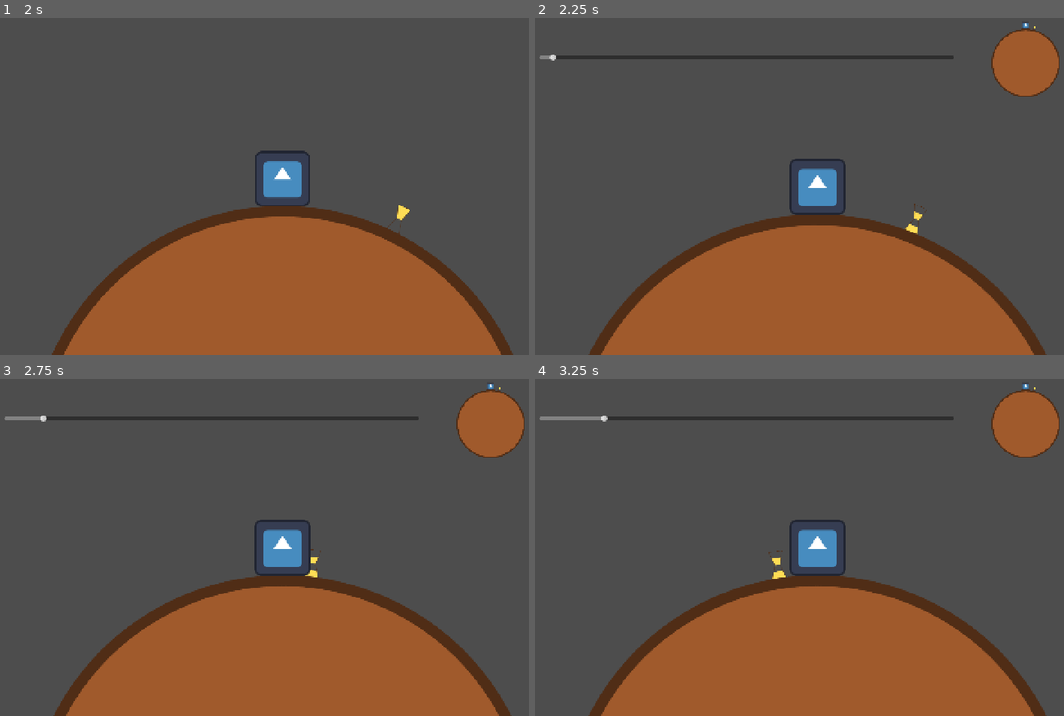
Above: before the commit, frames 1-4 (two rows, left to right).
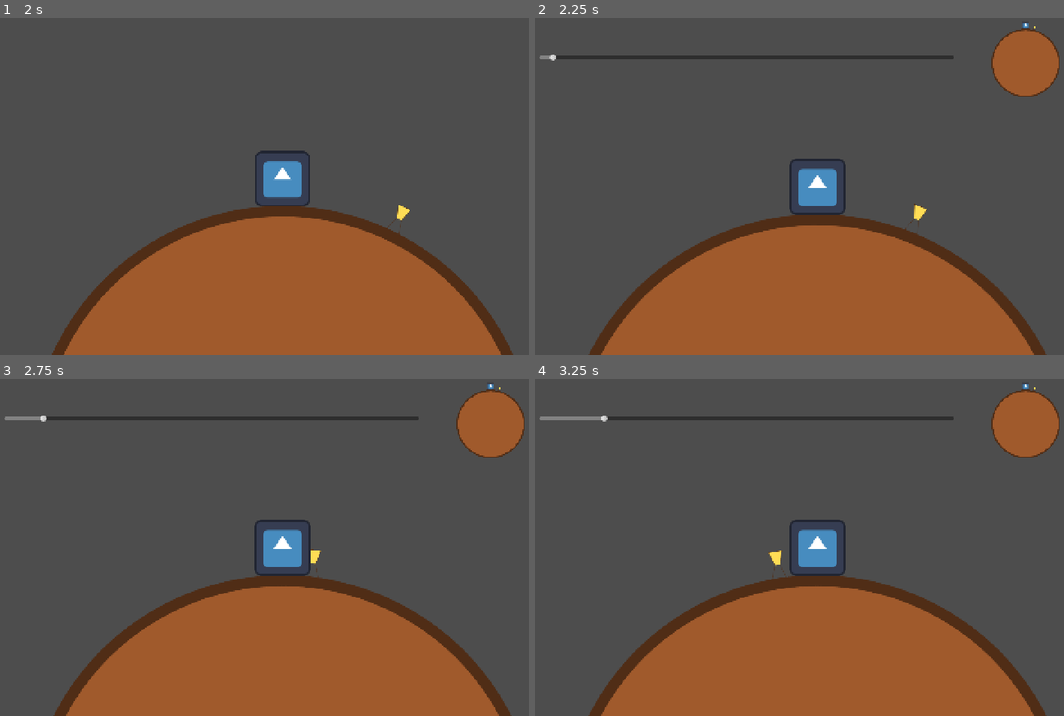
Above: after the commit, the same moments.

Repository: RajwolChapagain/GMTK-2025
Game: Godot game, scene res://scenes/main.tscn
Two runs of this game, one before a commit and one after it. Both use one fixed random seed, a clock stepped at 60 frames per second and the inputs below. The engine's default icon, where the game draws it, is replaced by a stand-in: a white triangle on a blue panel in a dark square.
Inputs:
- Up to frame 1 (2 s): hold Right (move_right) 0.53-1.28 s; hold Space (interact, bound only after the commit) 0.53-1.28 s; hold Left (move_left) from 1.28 s (still down); tap Space (interact, bound only after the commit) at 1.35 s
- Up to frame 2 (2.25 s): release Left (move_left) at 2.03 s; hold Right (move_right) from 2.03 s (still down); hold Space (interact, bound only after the commit) from 2.03 s (still down)
- Up to frame 3 (2.75 s): keep holding Right (move_right); keep holding Space (interact, bound only after the commit)
- Up to frame 4 (3.25 s): keep holding Right (move_right); release Space (interact, bound only after the commit) at 2.78 s; tap Space (interact, bound only after the commit) at 2.85 s

Frame 1 is identical in both runs. In frame 2, less than 0.1% of the frame differs, in the area x 69-75%, y 55-65%; in frame 3, less than 0.1%; in frame 4, less than 0.1%.

Commit message:
Add interaction to hourglass

Diff:
--- a/project.godot
+++ b/project.godot
@@ -33,3 +33,8 @@
 "events": [Object(InputEventKey,"resource_local_to_scene":false,"resource_name":"","device":-1,"window_id":0,"alt_press …(195 unchanged characters)…
 ]
 }
+interact={
+"deadzone": 0.2,
+"events": [Object(InputEventKey,"resource_local_to_scene":false,"resource_name":"","device":-1,"window_id":0,"alt_pressed":false,"shift_pressed":false,"ctrl_pressed":false,"meta_pressed":false,"pressed":false,"keycode":0,"physical_keycode":32,"key_label":0,"unicode":32,"location":0,"echo":false,"script":null)
+]
+}
--- a/scenes/hourglass.tscn
+++ b/scenes/hourglass.tscn
@@ -22,7 +22,10 @@
 "speed": 0.5
 }]
 
-[node name="Hourglass" type="Node2D"]
+[sub_resource type="CircleShape2D" id="CircleShape2D_gljpn"]
+radius = 46.0977
+
+[node name="Hourglass" type="Area2D"]
 script = ExtResource("1_21rql")
 state_names = Array[StringName]([&"sand_state"])
 
@@ -30,3 +33,6 @@
 unique_name_in_owner = true
 sprite_frames = SubResource("SpriteFrames_qjjj4")
 autoplay = "default"
+
+[node name="CollisionShape2D" type="CollisionShape2D" parent="."]
+shape = SubResource("CircleShape2D_gljpn")
--- a/scenes/player.tscn
+++ b/scenes/player.tscn
@@ -1,6 +1,7 @@
-[gd_scene load_steps=3 format=3 uid="uid://1o30h2732ymm"]
+[gd_scene load_steps=5 format=3 uid="uid://1o30h2732ymm"]
 
 [ext_resource type="Texture2D" uid="uid://bdjdgsr3j8utn" path="res://icon.svg" id="1_4flbx"]
+[ext_resource type="Script" uid="uid://c4fykk5fmn1cf" path="res://scripts/player.gd" id="1_g2els"]
 
 [sub_resource type="SpriteFrames" id="SpriteFrames_onrkg"]
 animations = [{
@@ -13,7 +14,17 @@
 "speed": 5.0
 }]
 
+[sub_resource type="CircleShape2D" id="CircleShape2D_3vyb7"]
+radius = 114.55
+
 [node name="Player" type="Node2D"]
+script = ExtResource("1_g2els")
 
 [node name="AnimatedSprite2D" type="AnimatedSprite2D" parent="."]
 sprite_frames = SubResource("SpriteFrames_onrkg")
+
+[node name="InteractArea" type="Area2D" parent="."]
+unique_name_in_owner = true
+
+[node name="CollisionShape2D" type="CollisionShape2D" parent="InteractArea"]
+shape = SubResource("CircleShape2D_3vyb7")
--- a/scripts/hourglass.gd
+++ b/scripts/hourglass.gd
@@ -28,5 +28,9 @@
 	for state_name in states:
 		set(state_name, states[state_name])
 
+func interact() -> void:
+	sand_state = 0
+	%AnimatedSprite2D.play("default")
+
 func on_animation_frame_changed() -> void:
 	sand_state = %AnimatedSprite2D.frame
--- /dev/null
+++ b/scripts/player.gd
@@ -0,0 +1,10 @@
+extends Node2D
+
+func _input(event: InputEvent) -> void:
+	if event.is_action_pressed("interact"):
+		interact_with_overlapping_objects()
+
+func interact_with_overlapping_objects() -> void:
+	for area in %InteractArea.get_overlapping_areas():
+		if area.has_method("interact"):
+			area.interact()
Not shown: 1 places in scenes/hourglass.tscn that only renumber resources
Not shown, added: scripts/player.gd.uid
